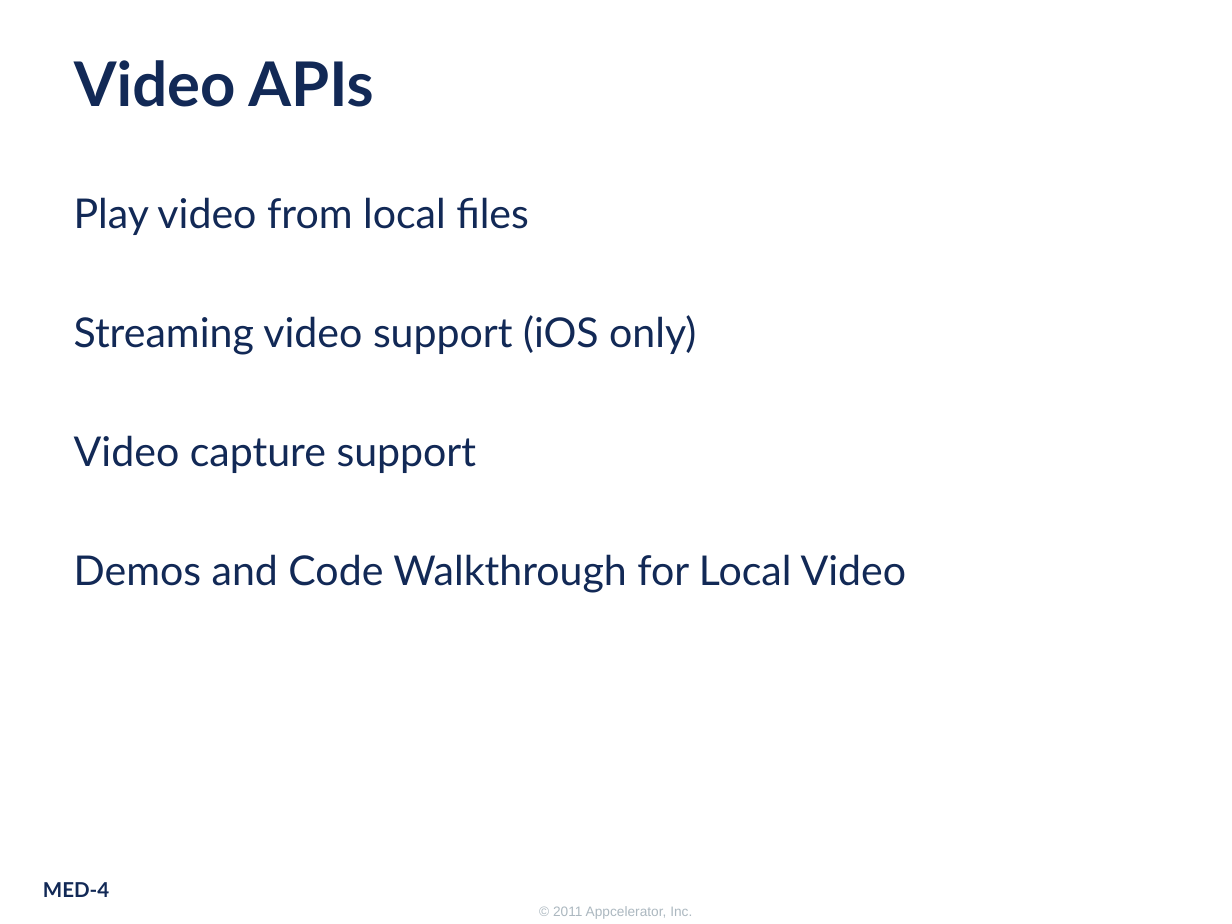
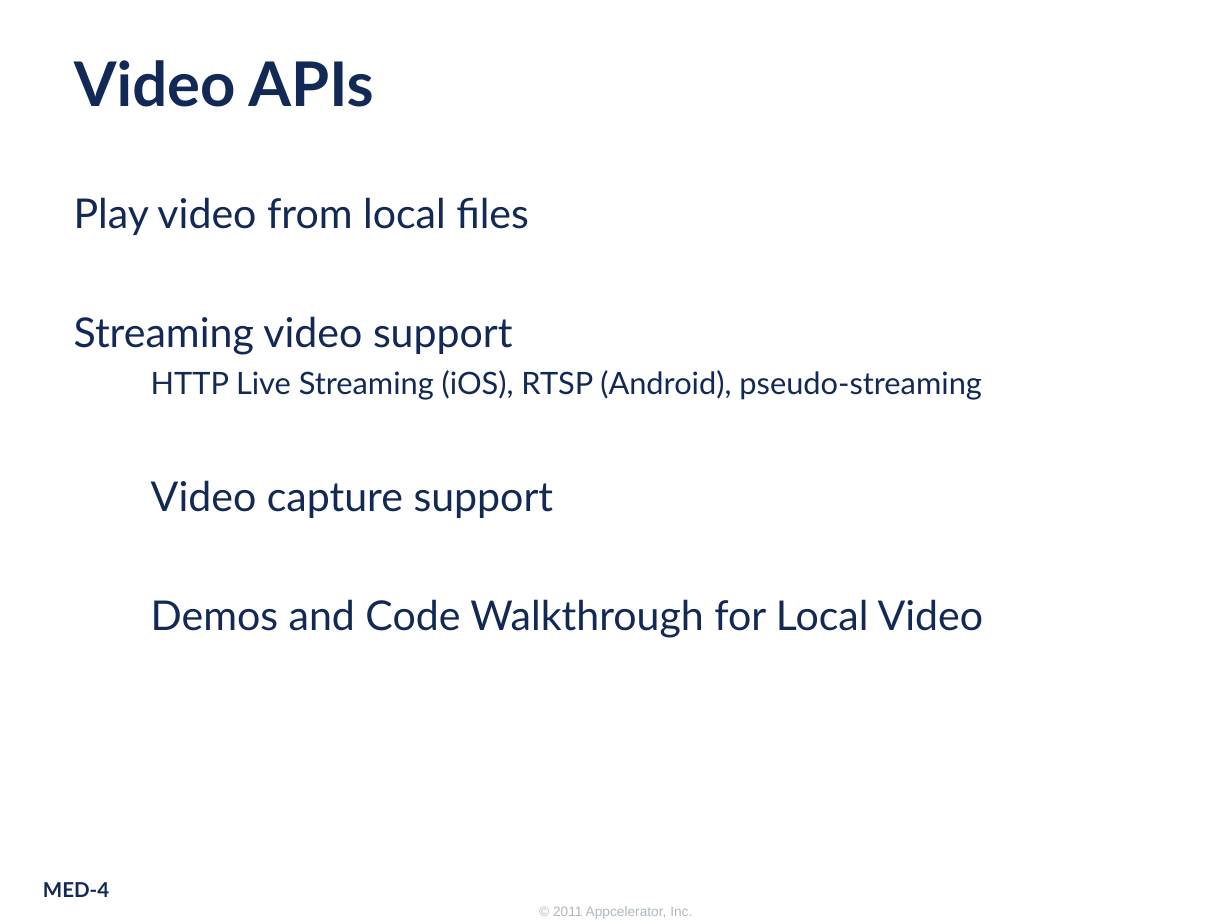
Before and after one commit to appcelerator-training-archive/tcad_certification, a slide deck: slide 4 of 260.ppt. Drawn at 1232x924 pixels with LibreOffice and Linux fonts; fonts in the diff are those of the drawing; background and template pictures are left out. Boxes give left, top, right and bottom in pixels: in the first picture for what was removed or moved away, otherwise in the second. Text is boxed around its words. In the diff, an @@ line names an element or a change of style, - is before the commit and + after.

Commit message:
Fixes and changes from Ti updates

```diff
--- a/260.ppt
+++ b/260.ppt
@@ text at [74, 316, 981, 400]: text changed; size 24 to 18 pt @@
-Streaming video support (iOS only)
+Streaming video support
+    HTTP Live Streaming (iOS), RTSP (Android), pseudo-streaming
```
Also in this commit, not shown: 1 other slide changed.
